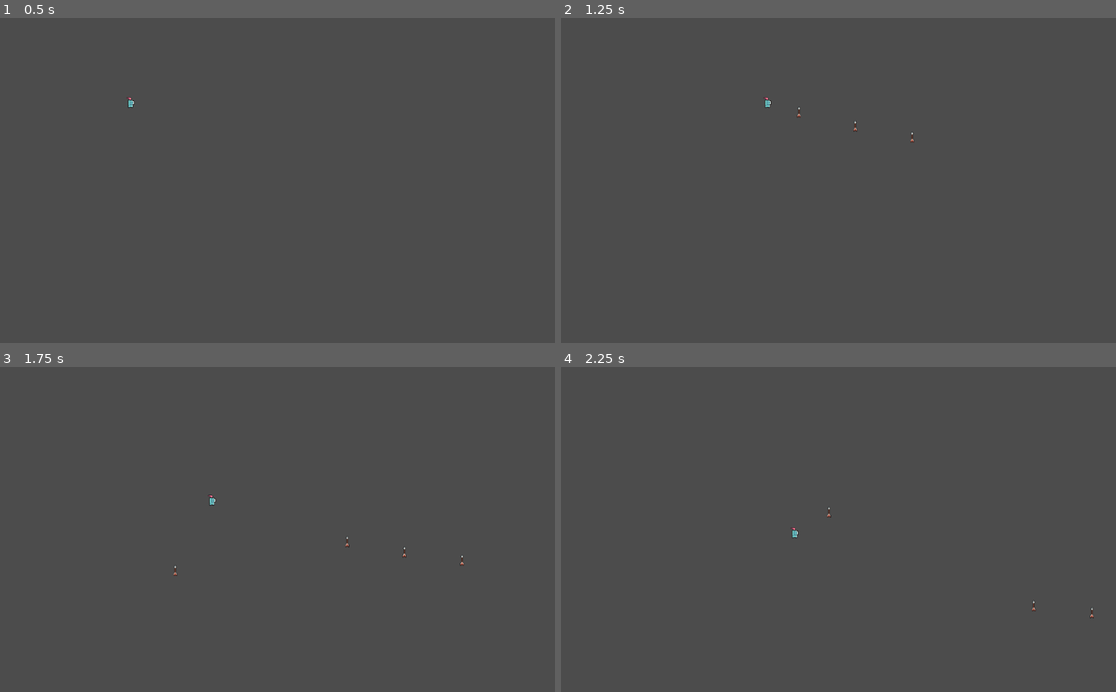
Above: before the commit, frames 1-4 (two rows, left to right).
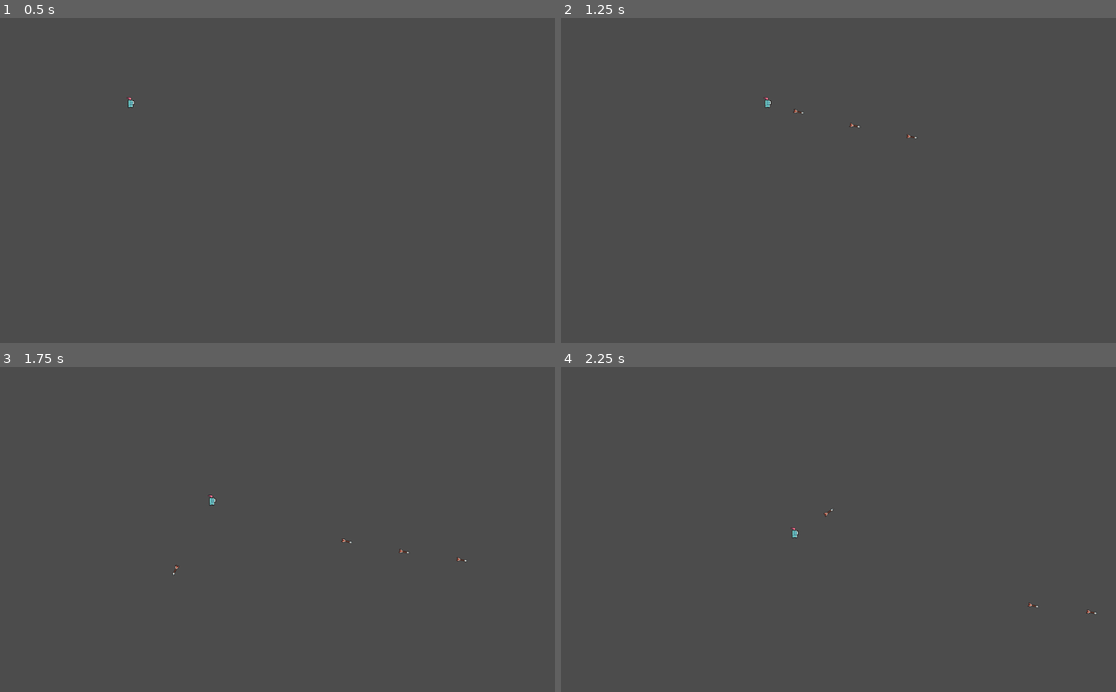
Above: after the commit, the same moments.

Repository: ohchaseoh/TheProtagonist
Game: Godot game, scene res://PlayerTester.tscn
Two runs of this game, one before a commit and one after it. Both use one fixed random seed, a clock stepped at 60 frames per second and the inputs below. The project has no main scene, so this scene is started directly.
Inputs (mouse positions are in pixels of both pictures, inside the frame that each line leads up to):
- Up to frame 1 (0.5 s): no input
- Up to frame 2 (1.25 s): tap Enter at 0.5 s; move the mouse to (960, 164) at 0.52 s; press the mouse at (960, 164) at 0.53 s; hold D (move_right) from 0.53 s (still down)
- Up to frame 3 (1.75 s): move the mouse to (166, 545) at 1.27 s; release D (move_right) at 1.28 s; release the mouse at (166, 545) at 1.28 s; hold S (move_down) from 1.28 s (still down); click (166, 545) at 1.35 s
- Up to frame 4 (2.25 s): move the mouse to (894, 458) at 2.02 s; release S (move_down) at 2.03 s; press the mouse at (894, 458) at 2.03 s; hold D (move_right) from 2.03 s (still down)

Frame 1 is identical in both runs. In frame 2, less than 0.1% of the frame differs, in the area x 41-65%, y 27-39%; in frame 3, less than 0.1%, in the area x 31-85%, y 52-65%; in frame 4, less than 0.1%.

Commit message:
fixed orientation of the projectile

Diff:
--- a/Bullet.gd
+++ b/Bullet.gd
@@ -16,4 +16,6 @@
 func _physics_process(delta):
 	if shoot:
 		move_and_collide(target * speed * delta)
+
+
 #		apply_impulse(target, Vector2(0, speed))
--- a/Bullet.tscn
+++ b/Bullet.tscn
@@ -6,11 +6,14 @@
 [sub_resource type="CapsuleShape2D" id=1]
 
 [node name="Bullet" type="KinematicBody2D"]
+rotation = 4.64956
 collision_layer = 2
 script = ExtResource( 1 )
 
 [node name="CollisionShape2D" type="CollisionShape2D" parent="."]
+rotation = 4.64956
 shape = SubResource( 1 )
 
 [node name="Sprite" type="Sprite" parent="."]
+rotation = 4.64956
 texture = ExtResource( 2 )
--- a/Player.gd
+++ b/Player.gd
@@ -48,6 +48,9 @@
 		$CollisionShape2D.add_child(b)
 
 		b.target = position.direction_to(target)
+
+		b.rotation = position.angle_to_point(target)
+
 		b.shoot = true
 		can_fire = false
 		yield(get_tree().create_timer(0.25), "timeout")
